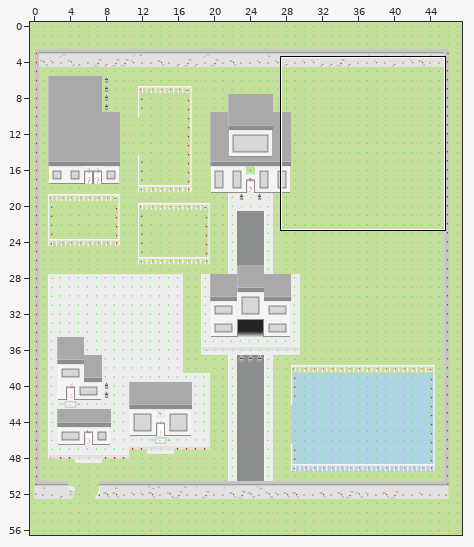
Two versions of a level (Tiled map, maps/village.tmx). The picture above shows the old version from afar; the outline marks the close-up.
Close-up. First the earlier version:
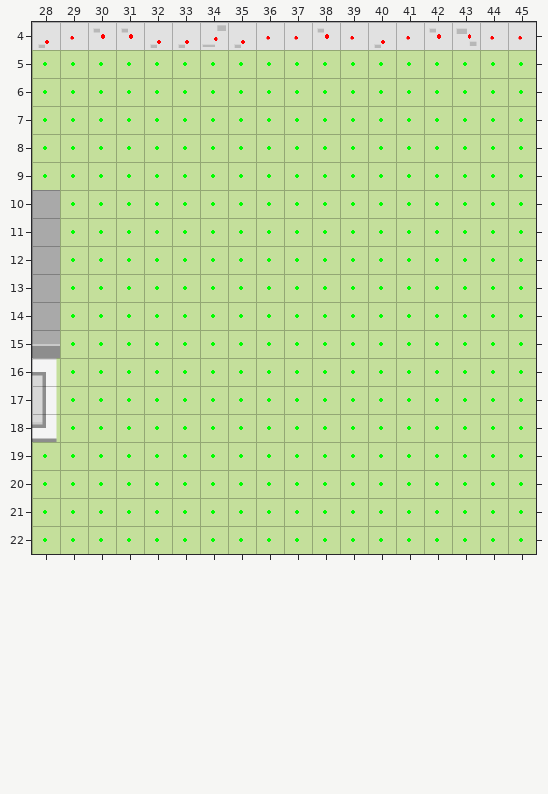
Cells are 32x32 px. Shown: x 28..45, y 4..22. The commit also changed other parts of the map, which this record leaves out.
And afterwards:
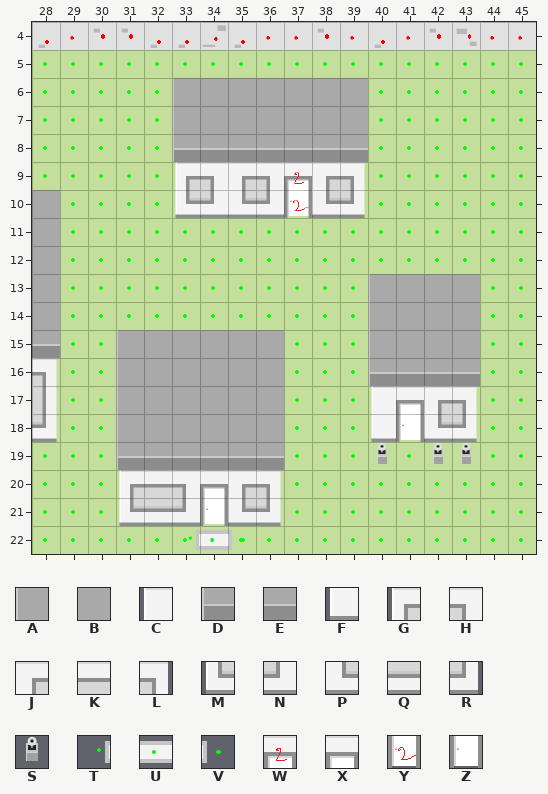
Key: from "tileset_village": A 0, B 1, C 2, D 20, E 21, F 22, G 40, H 41, J 43, K 44, L 45, M 80, N 81, P 83, Q 84, R 85, S 104, T 123, U 124, V 125, W 146, X 155, Y 186, Z 195.
_ is an empty cell.
Change:
Layer "ground2":
There is now tile A in row 7 at x 33; in rows 14 to 15 at x 40; in rows 16 to 18 at x 31.
There is now tile B in row 7 at x 34 to 39; in rows 14 to 15 at x 41 to 43; in rows 16 to 18 at x 32 to 36.
There is now tile C in row 17 at x 40.
There is now tile D in row 8 at x 33; in row 16 at x 40; in row 19 at x 31.
There is now tile E in row 8 at x 34 to 39; in row 16 at x 41 to 43; in row 19 at x 32 to 36.
There is now tile F in row 18 at x 40.
There is now tile G in row 9 at x 33; in row 20 at x 31.
There is now tile H in row 9 at x 34 and 36; in row 20 at x 33.
There is now tile J in row 9 at x 35 and 38; in row 17 at x 42; in row 20 at x 35.
There is now tile K in row 20 at x 32.
There is now tile L in row 9 at x 39; in row 17 at x 43; in row 20 at x 36.
There is now tile M in row 10 at x 33; in row 21 at x 31.
There is now tile N in row 10 at x 34 and 36; in row 21 at x 33.
There is now tile P in row 10 at x 35 and 38; in row 18 at x 42; in row 21 at x 35.
There is now tile Q in row 21 at x 32.
There is now tile R in row 10 at x 39; in row 18 at x 43; in row 21 at x 36.
There is now tile S in row 19 at x 40 and 42 to 43.
There is now tile T in row 22 at x 33.
There is now tile U in row 22 at x 34.
There is now tile V in row 22 at x 35.
There is now tile W in row 9 at x 37.
There is now tile X in row 17 at x 41; in row 20 at x 34.
There is now tile Y in row 10 at x 37.
There is now tile Z in row 18 at x 41; in row 21 at x 34.
Layer "foreground":
There is now tile A in row 6 at x 33; in row 13 at x 40; in row 15 at x 31.
There is now tile B in row 6 at x 34 to 39; in row 13 at x 41 to 43; in row 15 at x 32 to 36.
Changed places in both close-ups, as pixel boxes (x1, y1, x2, y2):
added: (172, 78, 368, 218)
added: (368, 274, 480, 464)
added: (116, 330, 284, 550)
